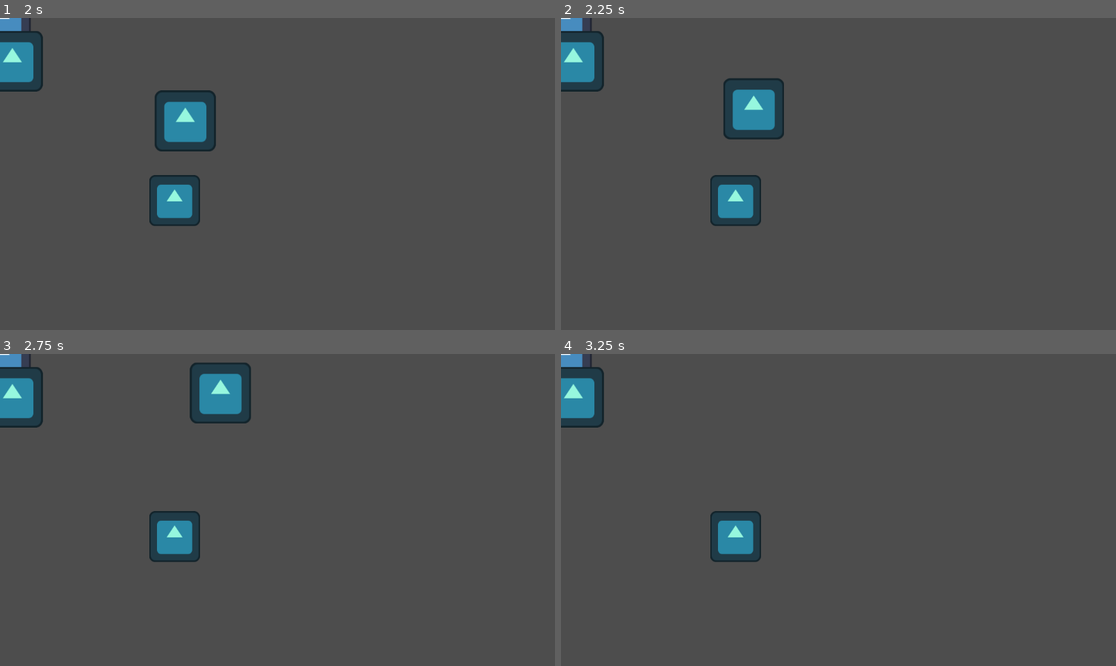
Above: before the commit, frames 1-4 (two rows, left to right).
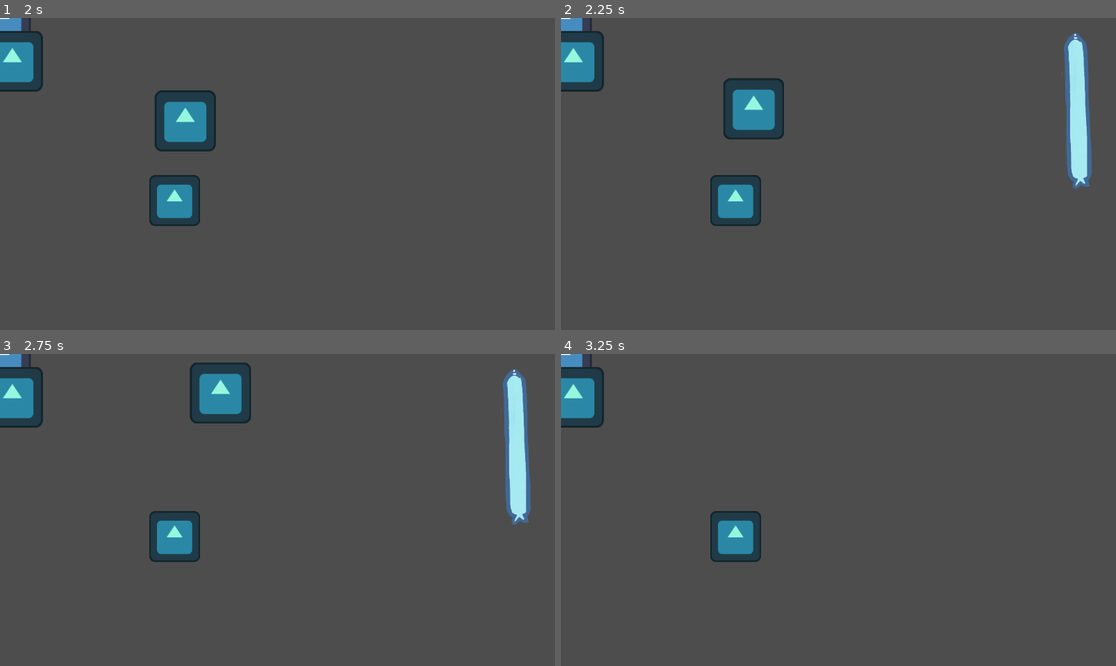
Above: after the commit, the same moments.

Repository: corin-gaiotto/gdc-jam-2025
Game: Godot game, scene res://Scenes/Fishing.tscn
The game is run twice, just before and just after one commit, with the same random seed, the same clock (stepped at 60 frames per second) and the same inputs. The engine's default icon, where the game draws it, is replaced by a stand-in: a white triangle on a blue panel in a dark square.
Inputs:
- Up to frame 1 (2 s): tap Enter at 0.5 s; hold D (right) 0.53-1.28 s; tap Space (fishing-interact) at 0.6, 1.25, 1.35 s; hold S (down) from 1.28 s (still down)
- Up to frame 2 (2.25 s): tap Enter at 2 s; release S (down) at 2.03 s; hold D (right) from 2.03 s (still down); tap Space (fishing-interact) at 2.1 s
- Up to frame 3 (2.75 s): keep holding D (right)
- Up to frame 4 (3.25 s): release D (right) at 2.78 s; hold W (up) from 2.78 s (still down); tap Space (fishing-interact) at 2.85 s

Frame 1 is identical in both runs. In frame 2, 2.0% of the frame differs, in the area x 90-96%, y 4-55%; in frame 3, 2.0%; in frame 4, nothing differs.

Commit message:
Added fishing energy bar that shows when reeling in fish

Diff:
--- a/Scenes/Fishing.tscn
+++ b/Scenes/Fishing.tscn
@@ -1,13 +1,33 @@
-[gd_scene load_steps=3 format=3 uid="uid://dsbtedevf5vc1"]
+[gd_scene load_steps=6 format=3 uid="uid://dsbtedevf5vc1"]
 
 [ext_resource type="PackedScene" uid="uid://638hqodqju1e" path="res://Objects/FishingPlayer.tscn" id="1_aonvm"]
 [ext_resource type="PackedScene" uid="uid://biouiciisyeg2" path="res://Objects/FishManagerTemplate.tscn" id="2_nnhe8"]
+[ext_resource type="Texture2D" uid="uid://dmo5lowf7admv" path="res://Assets/Art/UI/EnergyBar/under.png" id="3_y05ux"]
+[ext_resource type="Texture2D" uid="uid://ckw8t1fex5blh" path="res://Assets/Art/UI/EnergyBar/over.png" id="4_5bvba"]
+[ext_resource type="Texture2D" uid="uid://bj0ct40kvwjv6" path="res://Assets/Art/UI/EnergyBar/progress.png" id="5_p25a2"]
 
 [node name="Node2D" type="Node2D"]
 
-[node name="FishingPlayer" parent="." instance=ExtResource("1_aonvm")]
+[node name="FishingPlayer" parent="." node_paths=PackedStringArray("_energyBar") instance=ExtResource("1_aonvm")]
+_energyBar = NodePath("../TextureProgressBar")
 
 [node name="FishManagerTemplate" parent="." node_paths=PackedStringArray("SpeciesDict") instance=ExtResource("2_nnhe8")]
 SpeciesDict = {
 "TestSpecies": NodePath("TestSpecies")
 }
+
+[node name="TextureProgressBar" type="TextureProgressBar" parent="."]
+anchors_preset = 15
+anchor_right = 1.0
+anchor_bottom = 1.0
+offset_left = 1040.0
+offset_top = 21.0
+offset_right = 1296.0
+offset_bottom = 1426.0
+grow_horizontal = 2
+grow_vertical = 2
+scale = Vector2(0.25, 0.25)
+fill_mode = 3
+texture_under = ExtResource("3_y05ux")
+texture_over = ExtResource("4_5bvba")
+texture_progress = ExtResource("5_p25a2")
--- a/Scripts/fishing_player.gd
+++ b/Scripts/fishing_player.gd
@@ -5,6 +5,8 @@
 @onready var _animatedSprite = $AnimatedSprite2D
 @onready var _hook = $Hook
 @onready var _hookSprite = $Hook/HookSprite
+
+@export var _energyBar : TextureProgressBar
 
 var hookedFish: Fish # fish actor that has been hooked
 
@@ -41,6 +43,9 @@
 
 func _ready() -> void:
 	_hookSprite.visible = false # only display hook's sprite during FISHING_CAST_IDLE
+	_energyBar.max_value = maxEnergy
+	_energyBar.value = energy
+	_energyBar.visible = false
 
 # Called every frame. 'delta' is the elapsed time since the previous frame.
 func _physics_process(delta: float) -> void:
@@ -66,6 +71,7 @@
 		match currentState:
 
 			fishingEnum.FISHING_IDLE:
+				_energyBar.visible = false
 				if Input.is_action_just_pressed("fishing-interact"):
 					# cast a line
 					currentState = fishingEnum.FISHING_CAST_ANIMATION
@@ -76,6 +82,7 @@
 					isFishing = false
 
 			fishingEnum.FISHING_CAST_ANIMATION:
+				_energyBar.visible = false
 				if stateTimeRemaining < 1:
 					currentState = fishingEnum.FISHING_CAST_IDLE
 					# make hook visible, and place it correctly
@@ -83,6 +90,7 @@
 					_hook.position = Vector2(400, 200) # placeholder: relative to player position
 
 			fishingEnum.FISHING_CAST_IDLE:
+				_energyBar.visible = false
 				# Abilities: move hook in 4 directions, and cancel back to fishing_idle
 
 				# TODO: clamp hook global position within the water (once the scene is more set up)
@@ -108,6 +116,8 @@
 					_hookSprite.visible = false
 
 			fishingEnum.FISHING_PULL_HOOK:
+				_energyBar.visible = true
+				_energyBar.value = energy
 				# here is where the fishing minigame goes: on a success, return to FISHING_OBTAIN, otherwise, return to FISHING_IDLE
 				var pull_strength: float = abs(_x_dir) # 0 if not pulling, 1 if pulling
 				var energy_cost: float = 1
@@ -146,6 +156,7 @@
 					hookedFish.currentState = hookedFish.fishStatesEnum.IDLE
 
 			fishingEnum.FISHING_OBTAIN:
+				_energyBar.visible = false
 				# wait for the obtain animation to play out, then allow the player to return to FISHING_IDLE using interact
 				if stateTimeRemaining < 1 and Input.is_action_just_pressed("fishing-interact"):
 					currentState = fishingEnum.FISHING_IDLE
Binary file added: Assets/Art/UI/EnergyBar/over.png
Not shown, added: Assets/Art/UI/EnergyBar/over.png.import
Binary file added: Assets/Art/UI/EnergyBar/progress.png
Not shown, added: Assets/Art/UI/EnergyBar/progress.png.import
Binary file added: Assets/Art/UI/EnergyBar/under.png
Not shown, added: Assets/Art/UI/EnergyBar/under.png.import
Not shown: 1 places in Scenes/MainMenu.tscn that only renumber resources
